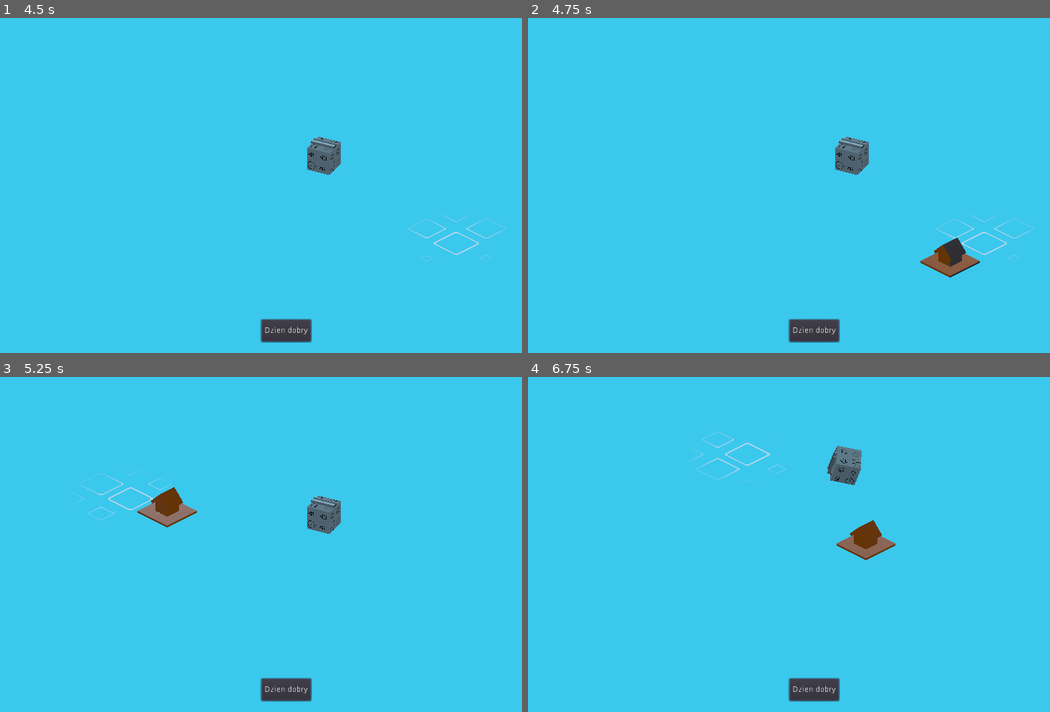
Above: before the commit, frames 1-4 (two rows, left to right).
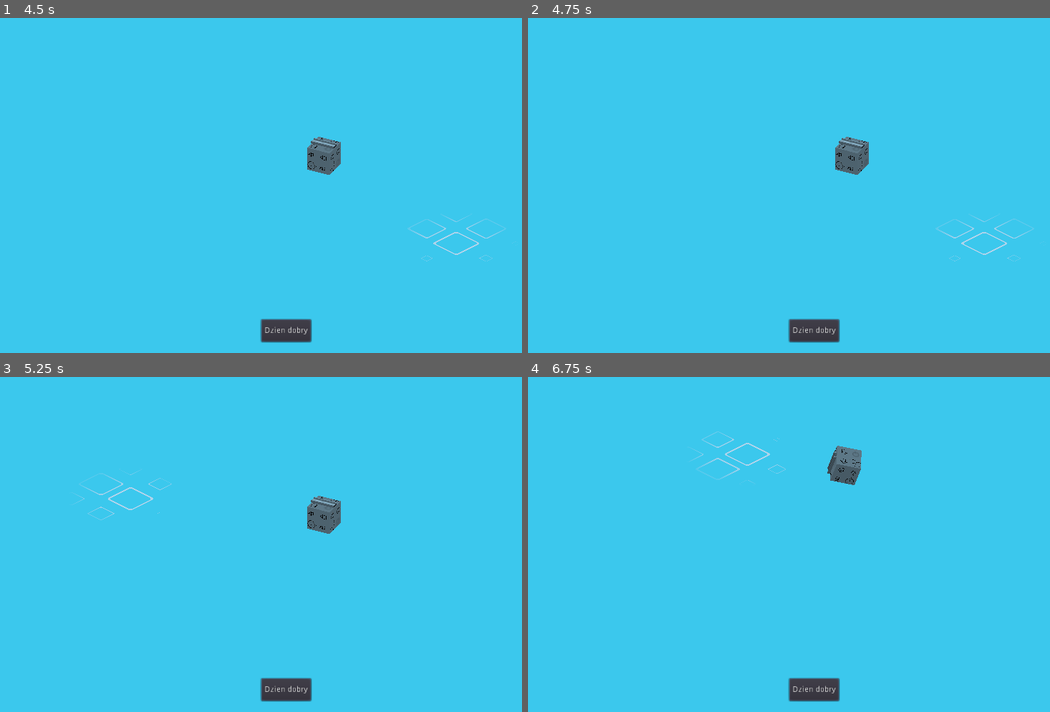
Above: after the commit, the same moments.

Repository: RudyMis/roll-the-dice
Game: Godot game, scene res://scenes/grid.tscn
Same seed, same stepped clock (60 frames per second), same inputs: the game is played once before the commit and once after it. The project has no main scene, so this scene is started directly.
Inputs (mouse positions are in pixels of both pictures, inside the frame that each line leads up to):
- Up to frame 1 (4.5 s): click "Dzien dobry" at 0.5 s; move the mouse to (412, 168) at 1.27 s; press the mouse at (412, 168) at 1.28 s; hold Right (right) 1.28-2.03 s; move the mouse to (172, 202) at 2.02 s; release the mouse at (172, 202) at 2.03 s; hold Left (left) 2.03-2.78 s; right-click (172, 202) at 2.1 s; move the mouse to (344, 111) at 2.77 s; press the mouse at (344, 111) at 2.78 s; hold Right (right) 2.78-4.28 s; move the mouse to (255, 252) at 3.52 s; release the mouse at (255, 252) at 3.53 s; right-click (255, 252) at 3.6 s; click (255, 252) at 3.67 s; move the mouse to (459, 235) at 4.27 s; press the mouse at (459, 235) at 4.28 s; hold Left (left) from 4.28 s (still down)
- Up to frame 2 (4.75 s): keep holding Left (left)
- Up to frame 3 (5.25 s): keep holding Left (left); move the mouse to (114, 494) at 5.02 s; release the mouse at (114, 494) at 5.03 s; right-click (114, 494) at 5.1 s
- Up to frame 4 (6.75 s): move the mouse to (841, 544) at 5.77 s; press the mouse at (841, 544) at 5.78 s; tap Enter at 6.5 s; move the mouse to (726, 460) at 6.52 s; release Left (left) at 6.53 s; release the mouse at (726, 460) at 6.53 s; hold Right (right) from 6.53 s (still down); right-click (726, 460) at 6.6 s

Frame 1 is identical in both runs. In frame 2, 0.7% of the frame differs, in the area x 75-87%, y 65-78%; in frame 3, 0.7%, in the area x 26-38%, y 32-45%; in frame 4, 0.7%.

Commit message:
Moved DiceController to new scene

Diff:
--- /dev/null
+++ b/scenes/DiceController.tscn
@@ -0,0 +1,48 @@
+[gd_scene load_steps=8 format=2]
+
+[ext_resource path="res://scenes/DiceController.gd" type="Script" id=1]
+[ext_resource path="res://scenes/DiceGuard.tscn" type="PackedScene" id=2]
+[ext_resource path="res://scenes/dice/dice.tscn" type="PackedScene" id=3]
+[ext_resource path="res://DiceGuard.gd" type="Script" id=4]
+[ext_resource path="res://scenes/dice/dice.gd" type="Script" id=5]
+
+[sub_resource type="PhysicsMaterial" id=3]
+bounce = 0.2
+
+[sub_resource type="BoxShape" id=4]
+extents = Vector3( 1000, 1, 1000 )
+
+[node name="DiceController" type="Spatial"]
+script = ExtResource( 1 )
+
+[node name="Dice" type="RigidBody" parent="." instance=ExtResource( 3 )]
+transform = Transform( 1, 0, 0, 0, 1, 0, 0, 0, 1, -5.23287, 1.47664, -3.58451 )
+mass = 0.1
+physics_material_override = SubResource( 3 )
+script = ExtResource( 5 )
+
+[node name="DiceGuard" type="RayCast" parent="." instance=ExtResource( 2 )]
+transform = Transform( 0.707107, -0.183239, 0.682952, 0, 0.96584, 0.259139, -0.707107, -0.183239, 0.682952, -63.8958, 108.466, 152.658 )
+enabled = true
+collision_mask = 2
+collide_with_areas = true
+collide_with_bodies = false
+debug_shape_custom_color = Color( 1, 0, 0, 1 )
+debug_shape_thickness = 4
+script = ExtResource( 4 )
+
+[node name="DiceFloor" type="StaticBody" parent="."]
+transform = Transform( 1, 0, 0, 0, 1, 0, 0, 0, 1, 0, -0.5, 0 )
+
+[node name="CollisionShape" type="CollisionShape" parent="DiceFloor"]
+shape = SubResource( 4 )
+
+[node name="StopCountdown" type="Timer" parent="."]
+wait_time = 0.5
+one_shot = true
+
+[node name="StartLock" type="Timer" parent="."]
+one_shot = true
+
+[connection signal="timeout" from="StopCountdown" to="." method="_on_StopCountdown_timeout"]
+[connection signal="timeout" from="StartLock" to="." method="_on_StartLock_timeout"]
--- a/scenes/grid.tscn
+++ b/scenes/grid.tscn
@@ -1,15 +1,10 @@
-[gd_scene load_steps=9 format=2]
+[gd_scene load_steps=6 format=2]
 
-[ext_resource path="res://scenes/dice/dice.tscn" type="PackedScene" id=2]
+[ext_resource path="res://scenes/DiceController.tscn" type="PackedScene" id=1]
 [ext_resource path="res://scenes/camera.tscn" type="PackedScene" id=3]
 [ext_resource path="res://scenes/TileAdder.gd" type="Script" id=4]
-[ext_resource path="res://scenes/DiceController.gd" type="Script" id=5]
-[ext_resource path="res://scenes/DiceGuard.tscn" type="PackedScene" id=6]
 [ext_resource path="res://scenes/nice_grid.tscn" type="PackedScene" id=7]
 [ext_resource path="res://scenes/nice_grid.gd" type="Script" id=8]
-
-[sub_resource type="BoxShape" id=3]
-extents = Vector3( 1000, 1, 1000 )
 
 [node name="grid" type="Spatial"]
 script = ExtResource( 4 )
@@ -30,30 +25,4 @@
 
 [node name="Tween" type="Tween" parent="nice_grid"]
 
-[node name="DiceController" type="Spatial" parent="."]
-script = ExtResource( 5 )
-
-[node name="Dice" parent="DiceController" instance=ExtResource( 2 )]
-transform = Transform( 1, 0, 0, 0, 1, 0, 0, 0, 1, -5.23287, 1.47664, -3.58451 )
-
-[node name="DiceGuard" parent="DiceController" instance=ExtResource( 6 )]
-transform = Transform( 0.707107, -0.183239, 0.682952, 0, 0.96584, 0.259139, -0.707107, -0.183239, 0.682952, -63.8958, 108.466, 152.658 )
-enabled = true
-cast_to = Vector3( 0, -1, 0 )
-
-[node name="DiceFloor" type="StaticBody" parent="DiceController"]
-transform = Transform( 1, 0, 0, 0, 1, 0, 0, 0, 1, 0, -0.5, 0 )
-
-[node name="CollisionShape" type="CollisionShape" parent="DiceController/DiceFloor"]
-shape = SubResource( 3 )
-
-[node name="StopCountdown" type="Timer" parent="DiceController"]
-wait_time = 0.5
-one_shot = true
-
-[node name="StartLock" type="Timer" parent="DiceController"]
-one_shot = true
-
-[connection signal="rolled" from="DiceController" to="." method="_on_roll"]
-[connection signal="timeout" from="DiceController/StopCountdown" to="DiceController" method="_on_StopCountdown_timeout"]
-[connection signal="timeout" from="DiceController/StartLock" to="DiceController" method="_on_StartLock_timeout"]
+[node name="DiceController" parent="." instance=ExtResource( 1 )]
